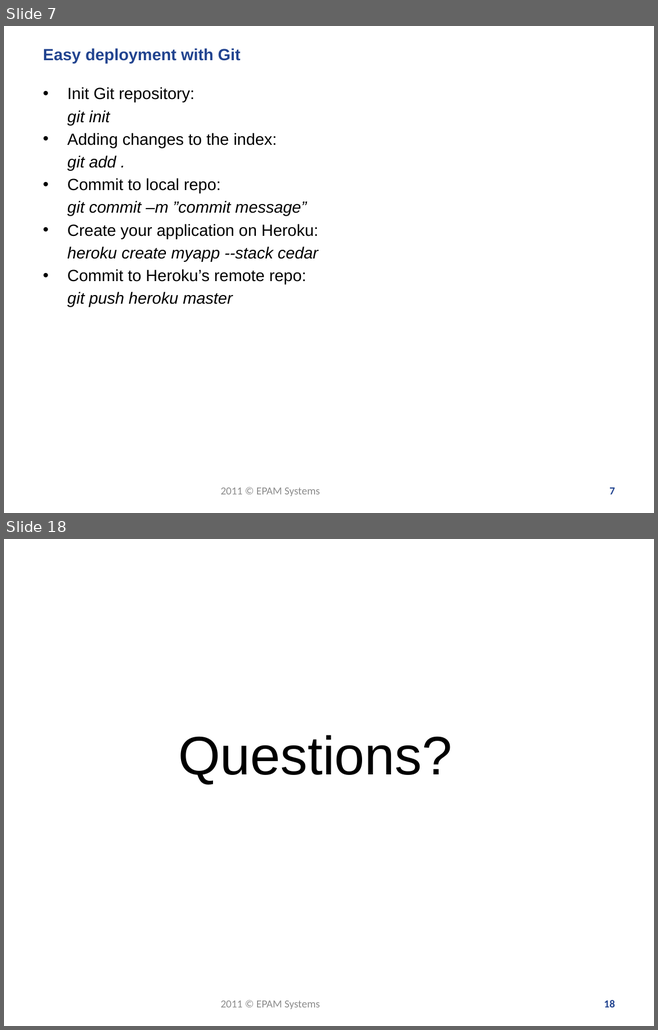
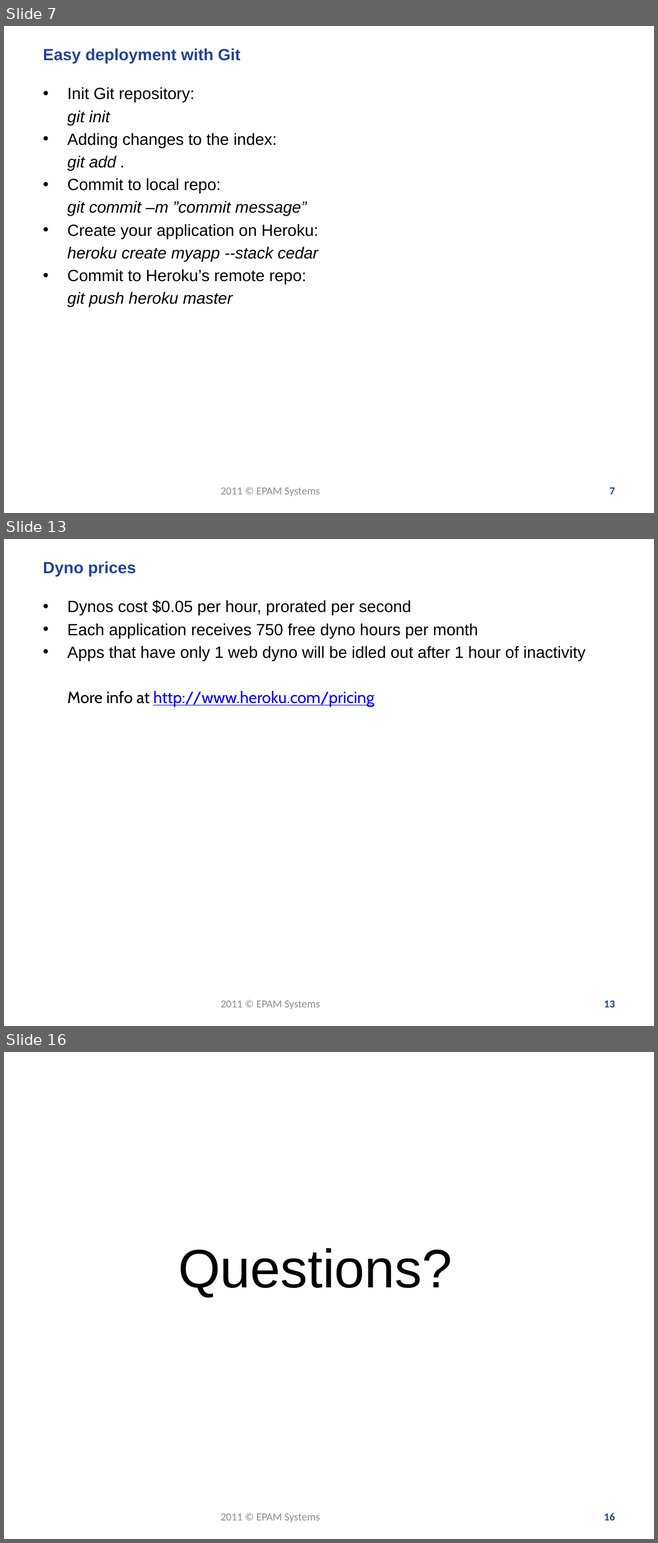
Before and after one commit to zgorbe/Heroku-HelloWorld, a slide deck: Heroku - meetup.pptx. Shown one above the other, each under a label of ours: slides 7 and 18 before the commit, slides 7, 13 and 16 after it; the slides between them are not shown. The pictures are 658x1030 and 658x1543 pixels, drawn with LibreOffice and Linux fonts; fonts in the diff are those of the drawing; background and template pictures are left out. Boxes give left, top, right and bottom in pixels: in the first picture for what was removed or moved away, otherwise in the second. Text is boxed around its words. In the diff, an @@ line names an element or a change of style, - is before the commit and + after.

Commit message:
Heroku meetup slides

```diff
--- a/Heroku - meetup.pptx
+++ b/Heroku - meetup.pptx
@@ slide 13 added at bbox=[4, 539, 654, 1026], background #FFFFFF @@
@@ title added at bbox=[43, 561, 136, 576], 18 pt, text #21438F, bold @@
+Dyno prices
@@ text added at bbox=[67, 600, 585, 707], 18 pt, text #000000 @@
+  • Dynos cost $0.05 per hour, prorated per second
+  • Each application receives 750 free dyno hours per month
+  • Apps that have only 1 web dyno will be idled out after 1 hour of inactivity
+  More info at http://www.heroku.com/pricing
@@ text added at bbox=[220, 1001, 320, 1009], 12 pt, text #8C8C8C @@
+2011 © EPAM Systems
@@ page number added at bbox=[604, 1001, 615, 1008], 12 pt, text #21438F, bold @@
+13
@@ what was slide 18 is now slide 16 @@
@@ page number at bbox=[604, 1513, 615, 1521]: text changed @@
-18
+16
```
Also in this commit, not shown: 8 slides changed, 1 other slide added, 4 slides removed, 1 other file.
